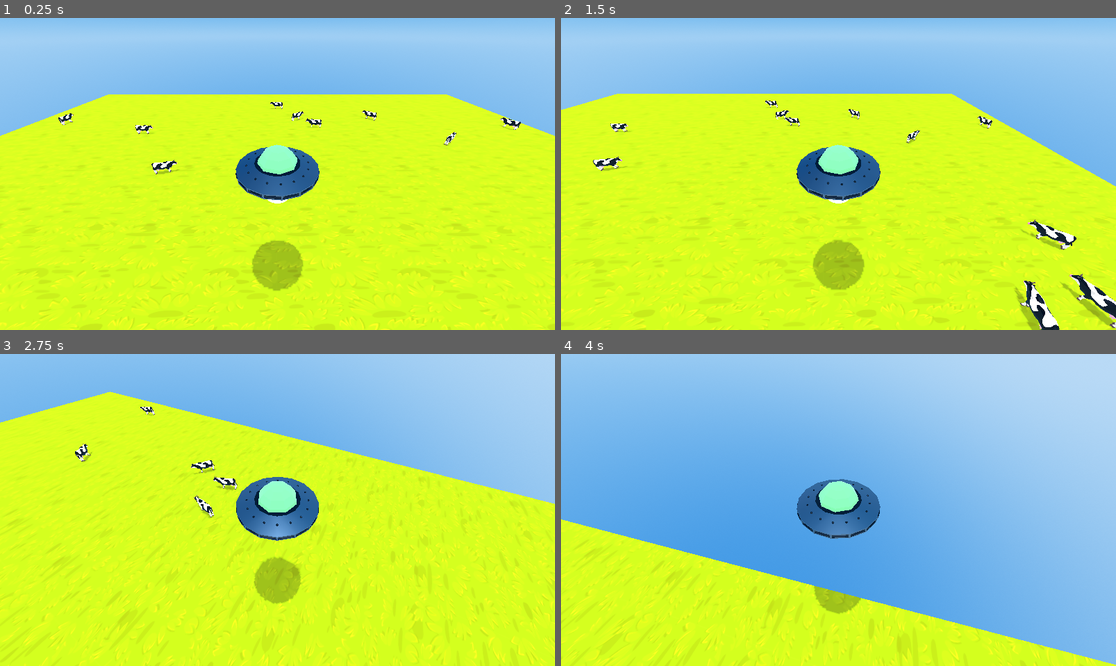
Above: before the commit, frames 1-4 (two rows, left to right).
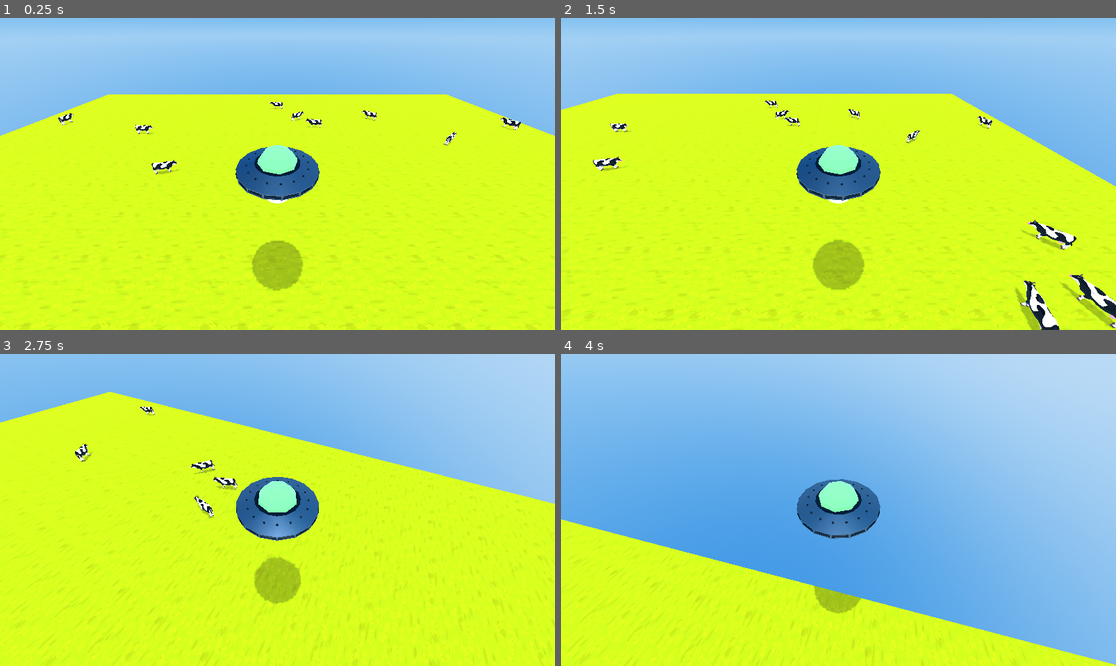
Above: after the commit, the same moments.

Repository: darkwingdck/ufo-game
Game: Godot game, scene res://Scenes/main.tscn
Two runs of this game, one before a commit and one after it. Both use one fixed random seed, a clock stepped at 60 frames per second and the inputs below.
Inputs (mouse positions are in pixels of both pictures, inside the frame that each line leads up to):
- Up to frame 1 (0.25 s): no input
- Up to frame 2 (1.5 s): tap Enter at 0.5 s; move the mouse to (960, 158) at 0.52 s; hold D (move_right) 0.53-1.28 s; hold Space (grab) 0.53-1.28 s; move the mouse to (727, 189) at 1.27 s; hold S (move_back) from 1.28 s (still down); click (727, 189) at 1.35 s
- Up to frame 3 (2.75 s): move the mouse to (288, 503) at 2.02 s; release S (move_back) at 2.03 s; hold W (move_forward) from 2.03 s (still down); hold Space (grab) from 2.03 s (still down)
- Up to frame 4 (4 s): keep holding W (move_forward); move the mouse to (832, 516) at 2.77 s; release Space (grab) at 2.78 s; click (832, 516) at 2.85 s; move the mouse to (877, 513) at 3.52 s; hold Space (grab) from 3.53 s (still down)

The runs differ from the first frame. In frame 1, 1.3% of the frame differs, in the area x 0-100%, y 37-100%; in frame 2, 1.2%; in frame 3, 1.5%, in the area x 0-100%, y 28-100%; in frame 4, 0.9%.

Commit message:
up and down movement

Diff:
--- a/Scenes/main.tscn
+++ b/Scenes/main.tscn
@@ -23,7 +23,7 @@
 
 [sub_resource type="StandardMaterial3D" id="StandardMaterial3D_21xkr"]
 albedo_texture = ExtResource("4_kry3j")
-uv1_scale = Vector3(20, 20, 20)
+uv1_scale = Vector3(43, 43, 43)
 
 [sub_resource type="BoxMesh" id="BoxMesh_lquwl"]
 material = SubResource("StandardMaterial3D_21xkr")
--- a/Scripts/player.gd
+++ b/Scripts/player.gd
@@ -57,13 +57,31 @@
 
 
 func handle_movement(delta: float) -> void:
-	var raw_input := Input.get_vector("move_left", "move_right", "move_forward", "move_back")
+	var raw_input: Vector2 = Input.get_vector("move_left", "move_right", "move_forward", "move_back")
+	var vertical_input: float = Input.get_axis("move_down", "move_up")
 
-	var forward := _camera.global_basis.z
-	var right := _camera.global_basis.x
+	var forward: Vector3 = _camera.global_basis.z
+	var right: Vector3 = _camera.global_basis.x
 
-	var move_direction := forward * raw_input.y + right * raw_input.x
-	move_direction.y = 0
+	var move_direction: Vector3 = forward * raw_input.y + right * raw_input.x
+	move_direction.y = 0.0
 	move_direction = move_direction.normalized()
 
-	velocity = velocity.move_toward(move_direction * movement_speed, acceleration * delta)
+	# --- Горизонталь ---
+	var horizontal_velocity: Vector3 = velocity
+	horizontal_velocity.y = 0.0
+	horizontal_velocity = horizontal_velocity.move_toward(
+		move_direction * movement_speed,
+		acceleration * delta
+	)
+
+	# --- Вертикаль (с инерцией) ---
+	var target_y: float = vertical_input * movement_speed
+	var new_y: float = move_toward(velocity.y, target_y, acceleration * delta)
+
+	# --- Итог ---
+	velocity = Vector3(
+		horizontal_velocity.x,
+		new_y,
+		horizontal_velocity.z
+	)
--- a/project.godot
+++ b/project.godot
@@ -61,6 +61,18 @@
 "events": [Object(InputEventMouseButton,"resource_local_to_scene":false,"resource_name":"","device":-1,"window_id":0,"a …(259 unchanged characters)…
 ]
 }
+move_up={
+"deadzone": 0.2,
+"events": [Object(InputEventKey,"resource_local_to_scene":false,"resource_name":"","device":-1,"window_id":0,"alt_pressed":false,"shift_pressed":false,"ctrl_pressed":false,"meta_pressed":false,"pressed":false,"keycode":0,"physical_keycode":75,"key_label":0,"unicode":107,"location":0,"echo":false,"script":null)
+, Object(InputEventJoypadMotion,"resource_local_to_scene":false,"resource_name":"","device":-1,"axis":5,"axis_value":1.0,"script":null)
+]
+}
+move_down={
+"deadzone": 0.2,
+"events": [Object(InputEventJoypadMotion,"resource_local_to_scene":false,"resource_name":"","device":-1,"axis":4,"axis_value":1.0,"script":null)
+, Object(InputEventKey,"resource_local_to_scene":false,"resource_name":"","device":-1,"window_id":0,"alt_pressed":false,"shift_pressed":false,"ctrl_pressed":false,"meta_pressed":false,"pressed":false,"keycode":0,"physical_keycode":74,"key_label":0,"unicode":106,"location":0,"echo":false,"script":null)
+]
+}
 
 [physics]
 
